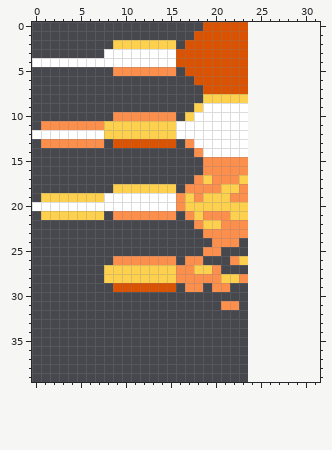
Pixel-art sprite, stored at monsters/dungeons/v-gammaraysentry/beam/beamstart.png. Above: the version before the commit.
The file is 24x40 pixels. The old version is drawn lined up with the new one, on the new canvas.
Now the later version:
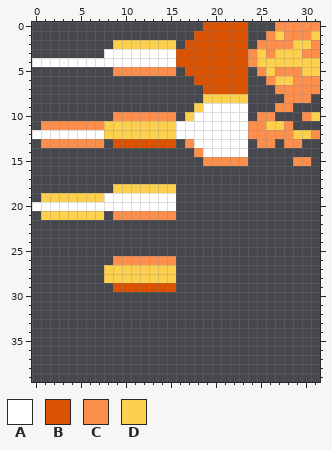
Palette (. is transparent): A #ffffff  B #da5302  C #fd8f4d  D #fdd14d
The edit:
canvas 24x40 -> 32x40
The edit adds colour C in row 0 at x 27 to 31; in row 1 at x 26 and 28 to 30; in row 2 at x 25 to 28 and 31; in row 3 at x 24, 26 and 30 to 31; in row 4 at x 24; in row 5 at x 25 and 27 to 29.
The edit adds colour C in row 6 at x 26 and 29 to 31; in row 7 at x 27 to 31; in row 8 at x 28 to 30; in row 9 at x 27 to 28; in row 10 at x 25 to 26 and 30; in row 11 at x 24 to 25 and 28.
The edit adds colour C in row 12 at x 24 to 28 and 31; in row 13 at x 25 to 26 and 28 to 29; in row 15 at x 29 to 30.
The edit adds colour D in row 1 at x 27 and 31; in row 2 at x 29 to 30; in row 3 at x 25 and 27 to 29; in row 4 at x 25 to 31; in row 5 at x 26 and 30 to 31; in row 6 at x 27 to 28.
The edit adds colour D in row 10 at x 31; in row 11 at x 26 to 27; in row 12 at x 29 to 30.
The author cleared colour C in row 16 at x 19 to 23; in row 17 at x 18 and 20 to 22; in row 18 at x 17 to 20 and 23; in row 19 at x 16, 18 and 22 to 23; in row 20 at x 16; in row 21 at x 17 and 19 to 21.
The author cleared colour C in row 22 at x 18 and 21 to 23; in row 23 at x 19 to 23; in row 24 at x 20 to 22; in row 25 at x 19 to 20; in row 26 at x 17 to 18 and 22; in row 27 at x 16 to 17 and 20.
The author cleared colour C in row 28 at x 16 to 20 and 23; in row 29 at x 17 to 18 and 20 to 21; in row 31 at x 21 to 22.
The author cleared colour D in row 17 at x 19 and 23; in row 18 at x 21 to 22; in row 19 at x 17 and 19 to 21; in row 20 at x 17 to 23; in row 21 at x 18 and 22 to 23; in row 22 at x 19 to 20.
The author cleared colour D in row 26 at x 23; in row 27 at x 18 to 19; in row 28 at x 21 to 22.
Pixel boxes of the changes (left, top, right, bottom) in both pictures:
changed: (176, 22, 320, 310)
